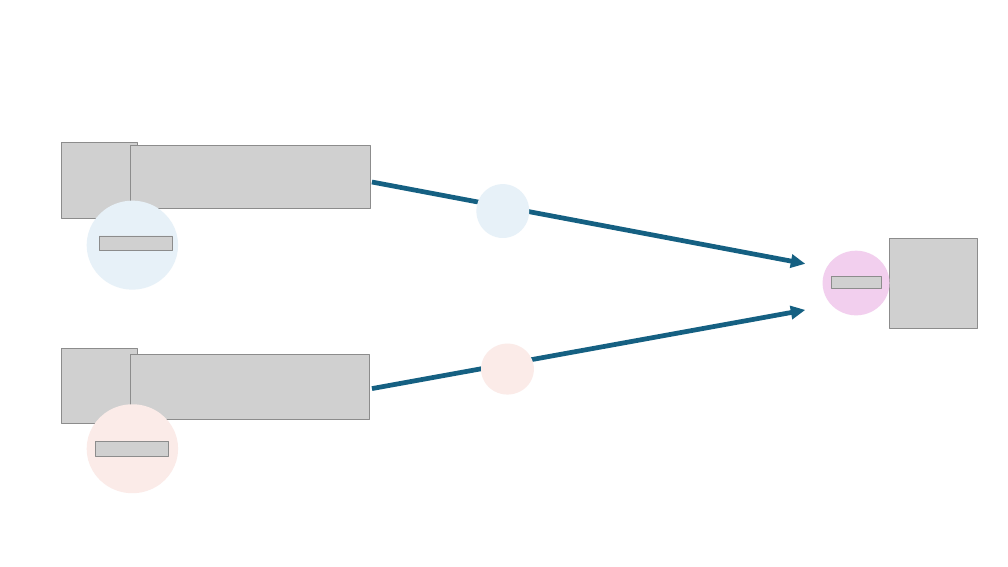
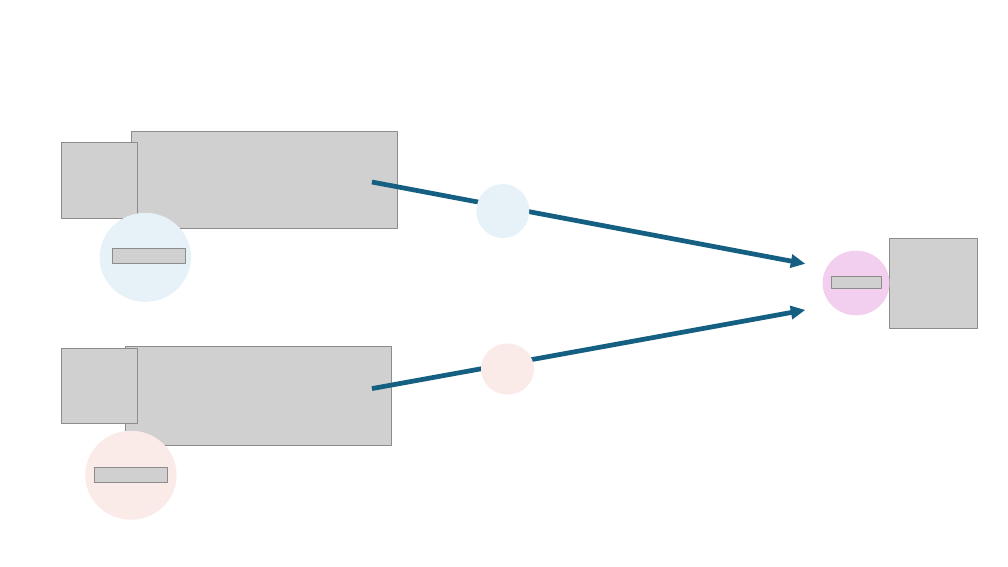
Before and after one commit to vantage6/vantage6-workshop, a slide deck: slide 3 of slides/chapter_1_PET_intro_pictures.pptx. Drawn at 1008x567 pixels with LibreOffice and Linux fonts; fonts in the diff are those of the drawing; grey boxes stand for pictures; background and template pictures are left out. Boxes give left, top, right and bottom in pixels: in the first picture for what was removed or moved away, otherwise in the second. Text is boxed around its words. In the diff, an @@ line names an element or a change of style, - is before the commit and + after.

```diff
--- a/slides/chapter_1_PET_intro_pictures.pptx
+++ b/slides/chapter_1_PET_intro_pictures.pptx
@@ picture: place and size @@
-picture at <box>130,145,370,209</box>
+picture at <box>131,132,397,228</box>
@@ ellipse: place and size @@
-ellipse at <box>87,200,178,290</box>
+ellipse at <box>100,213,191,302</box>
@@ picture: place and size @@
-picture at <box>99,236,172,251</box>
+picture at <box>112,248,185,263</box>
@@ picture: place and size @@
-picture at <box>130,355,369,420</box>
+picture at <box>126,346,392,445</box>
@@ ellipse: place and size @@
-ellipse at <box>87,405,178,494</box>
+ellipse at <box>85,431,177,520</box>
@@ picture: place and size @@
-picture at <box>95,442,169,457</box>
+picture at <box>95,468,168,483</box>
```
Also in this commit, not shown: 7 other slides changed, 2 slides added, 1 slide removed, 2 other files.
